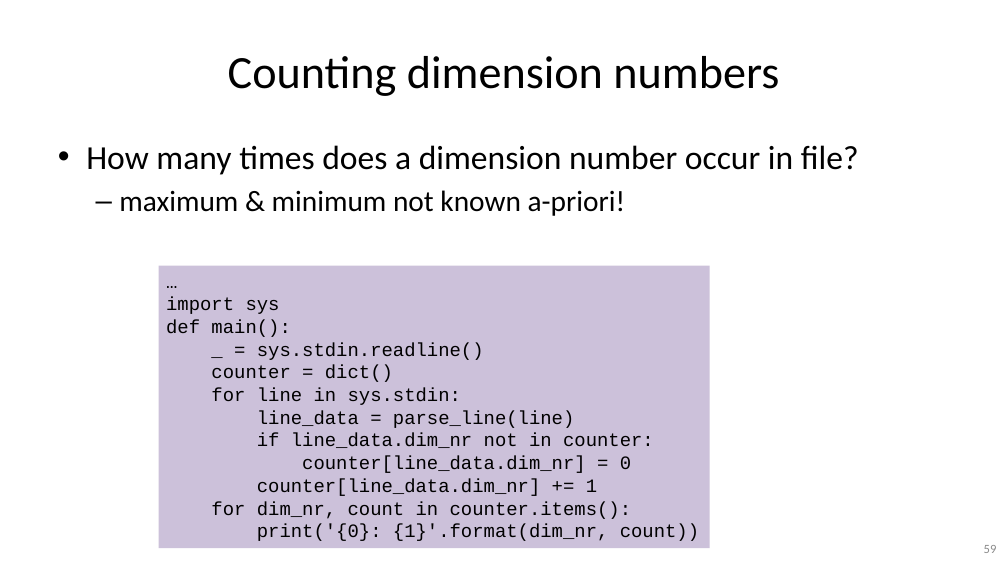
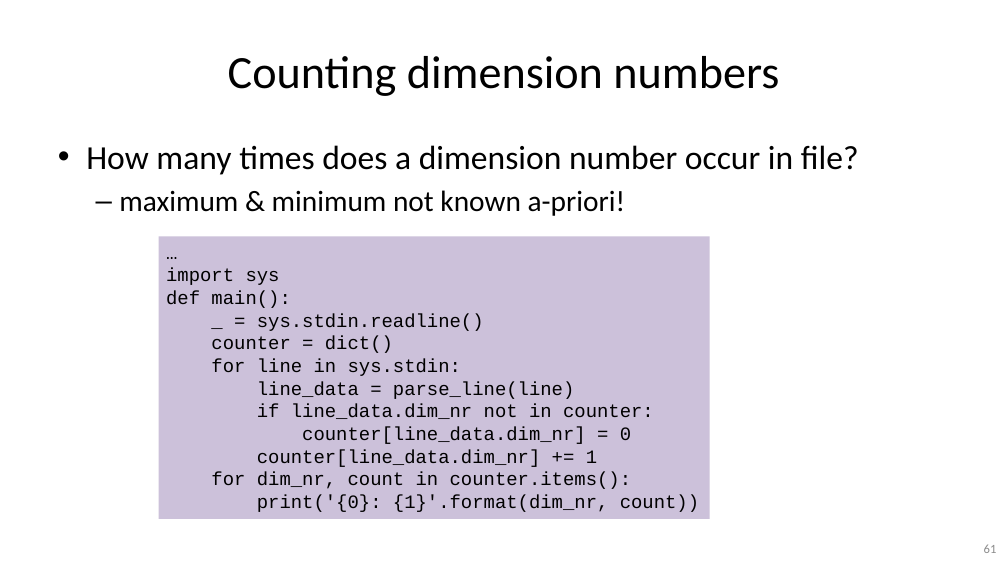
Before and after one commit to gjbex/Python-for-programmers, a slide deck: slide 61 of python_for_programmers.pptx (slide 59 before the commit). Drawn at 1008x567 pixels with LibreOffice and Linux fonts; fonts in the diff are those of the drawing. Boxes give left, top, right and bottom in pixels: in the first picture for what was removed or moved away, otherwise in the second. Text is boxed around its words. In the diff, an @@ line names an element or a change of style, - is before the commit and + after.

```diff
--- a/python_for_programmers.pptx
+++ b/python_for_programmers.pptx
@@ rectangle "…": place and size @@
-rectangle "…" at (159, 265, 710, 548)
+rectangle "…" at (159, 237, 710, 520)
@@ page number at (984, 544, 997, 553): text changed @@
-59
+61
```
Also in this commit, not shown: 16 other slides changed, 2 slides added.
